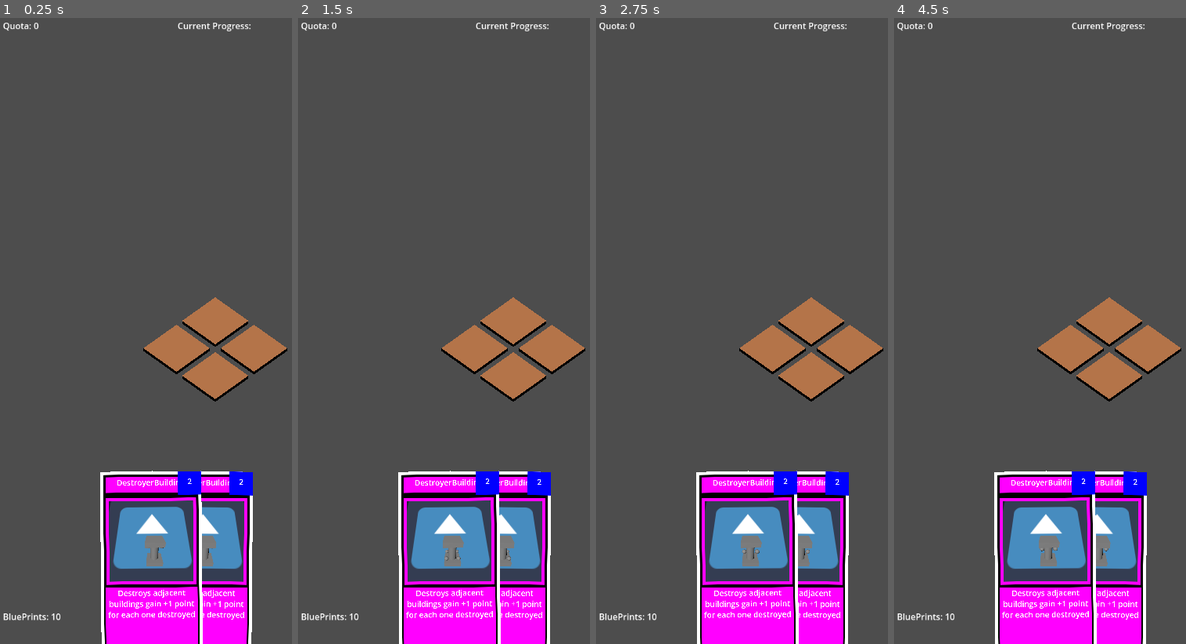
Above: before the commit, frames 1-4 (left to right).
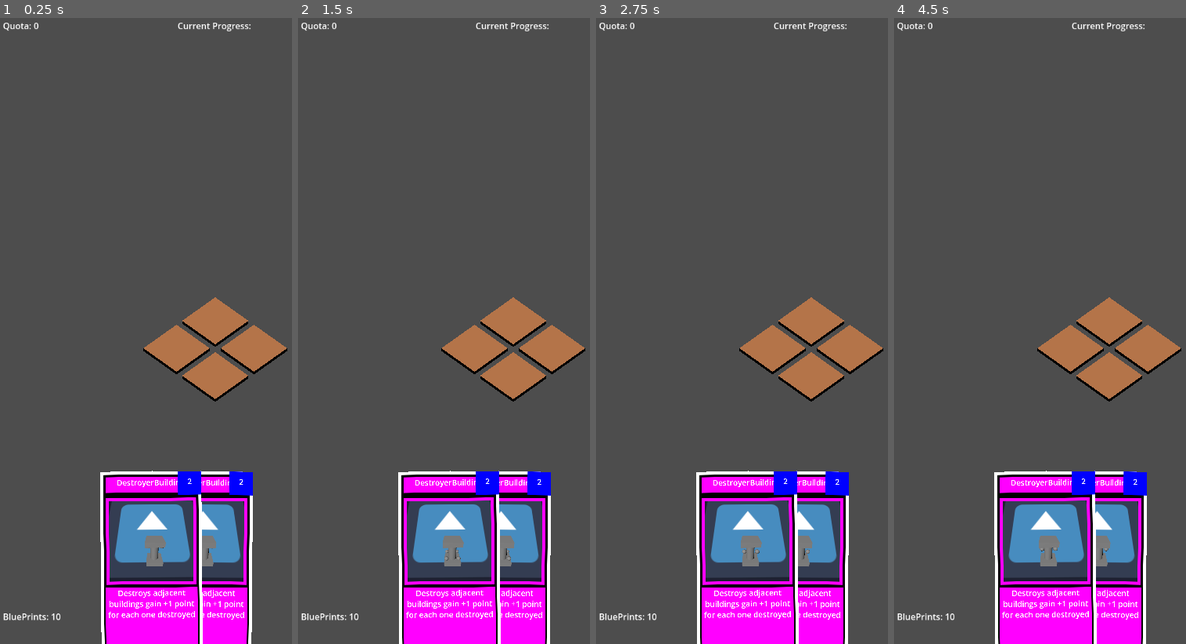
Above: after the commit, the same moments.

Repository: MannyFluss/AlienArchitect
Game: Godot game, scene res://Scenes/GamePlayScene/main.tscn
The game is run twice, just before and just after one commit, with the same random seed, the same clock (stepped at 60 frames per second) and the same inputs. Before the commit the project starts from res://main.tscn. The engine's default icon, where the game draws it, is replaced by a stand-in: a white triangle on a blue panel in a dark square.
Inputs (mouse positions are in pixels of both pictures, inside the frame that each line leads up to):
- Up to frame 1 (0.25 s): no input
- Up to frame 2 (1.5 s): move the mouse to (552, 299) at 0.52 s; press the mouse at (552, 299) at 0.53 s; tap Enter at 1.25 s; move the mouse to (403, 362) at 1.27 s; release the mouse at (403, 362) at 1.28 s; click (403, 362) at 1.35 s
- Up to frame 3 (2.75 s): tap Space at 2 s; move the mouse to (806, 193) at 2.02 s; press the mouse at (806, 193) at 2.03 s
- Up to frame 4 (4.5 s): tap Enter at 2.75, 4.25 s; move the mouse to (1051, 456) at 2.77 s; release the mouse at (1051, 456) at 2.78 s; click (1051, 456) at 2.85 s; tap Space at 3.5 s; move the mouse to (1177, 424) at 3.52 s; press the mouse at (1177, 424) at 3.53 s; move the mouse to (964, 237) at 4.27 s; release the mouse at (964, 237) at 4.28 s; click (964, 237) at 4.35 s

The runs differ from the first frame. In frame 1, 1.1% of the frame differs, in the area x 37-84%, y 77-90%; in frame 2, 1.1%; in frame 3, 1.1%; in frame 4, 1.1%.

Commit message:
test

Diff:
--- a/Prefabs/Card/Card.tscn
+++ b/Prefabs/Card/Card.tscn
@@ -234,7 +234,7 @@
 size = 5.979
 
 [node name="Sprite3D" type="Sprite3D" parent="cardArtRendering/CardArtScene"]
-transform = Transform3D(14.8068, 0, 0, 0, 11.5689, 9.24127, 0, -9.24127, 11.5689, 0, 0, -7.203)
+transform = Transform3D(14.8068, 0, 0, 0, 11.5689, 9.24127, 0, -9.24127, 11.5689, 0, 0.616852, -7.94735)
 texture = ExtResource("4_yuo5t")
 
 [node name="ModelMarker" type="Marker3D" parent="cardArtRendering/CardArtScene"]
--- /dev/null
+++ b/Scripts/AutoLoads/SaveSystem/SaveSystem.gd
@@ -0,0 +1 @@
+extends Node
--- /dev/null
+++ b/Scripts/AutoLoads/SaveSystem/SaveSystem.tscn
@@ -0,0 +1,6 @@
+[gd_scene load_steps=2 format=3 uid="uid://bochmrbqrctto"]
+
+[ext_resource type="Script" path="res://Scripts/AutoLoads/SaveSystem/SaveSystem.gd" id="1_u8cas"]
+
+[node name="SaveSystem" type="Node"]
+script = ExtResource("1_u8cas")
--- a/project.godot
+++ b/project.godot
@@ -11,7 +11,7 @@
 [application]
 
 config/name="Alien Architect"
-run/main_scene="res://main.tscn"
+run/main_scene="res://Scenes/GamePlayScene/main.tscn"
 config/features=PackedStringArray("4.2", "Mobile")
 config/icon="res://icon.svg"
 
Not shown: 2 places in Scenes/GamePlayScene/main.tscn that only renumber resources
